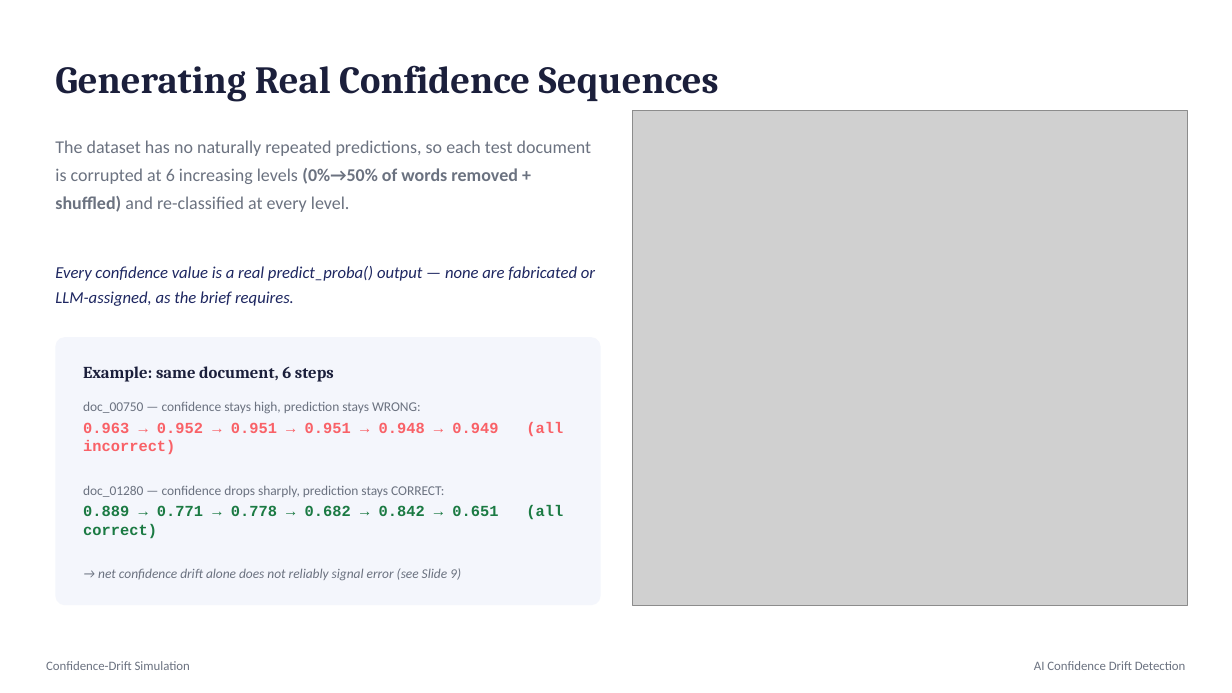
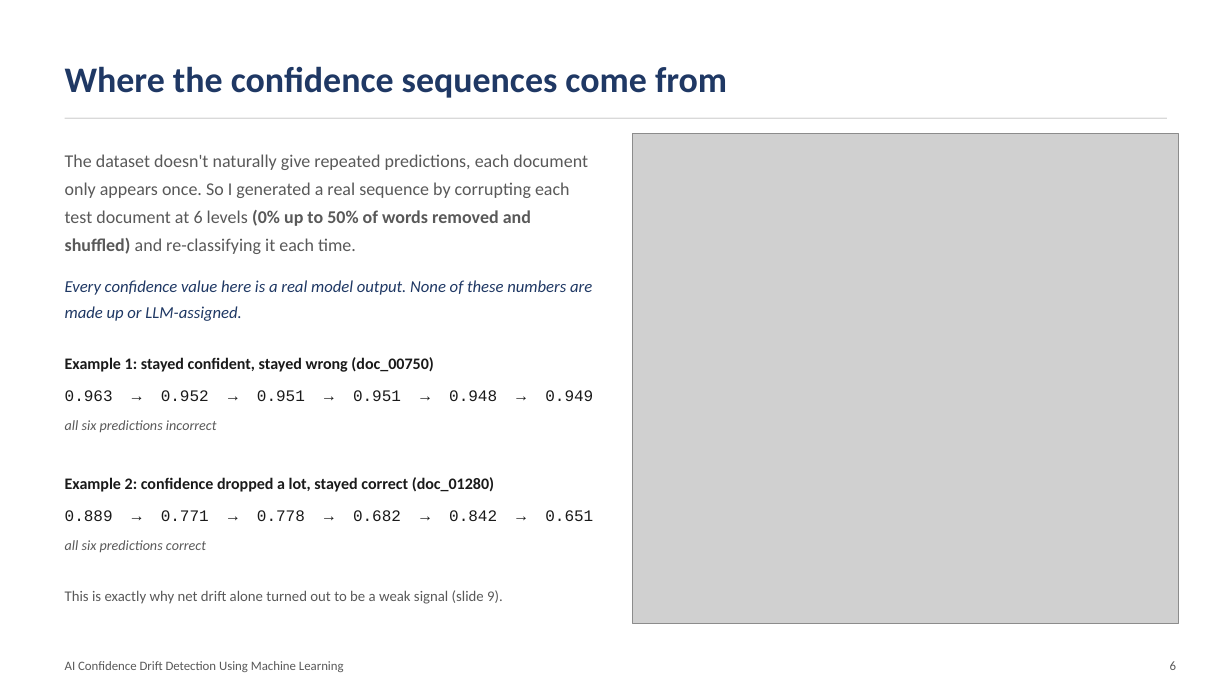
Before and after one commit to ahansardar/ai-confidence-drift, a slide deck: slide 6 of reports/presentation/AI_Confidence_Drift_Presentation.pptx. Drawn at 1232x693 pixels with LibreOffice and Linux fonts; fonts in the diff are those of the drawing; grey boxes stand for pictures. Boxes give left, top, right and bottom in pixels: in the first picture for what was removed or moved away, otherwise in the second. Text is boxed around its words. In the diff, an @@ line names an element or a change of style, - is before the commit and + after.

Commit message:
Simplify presentation design and rewrite research report in first person
- Presentation: dropped gradient backgrounds, badge circles and heavy
  stat-card styling for a plain white-background academic layout with
  simple bullet lists, one accent color, and native charts kept
- Research report: rewritten in first-person voice (I/we), plain
  language, no em dashes, same underlying data and numbers

```diff
--- a/reports/presentation/AI_Confidence_Drift_Presentation.pptx
+++ b/reports/presentation/AI_Confidence_Drift_Presentation.pptx
@@ text at (x1=65, y1=66, x2=727, y2=98): text changed; size 30 to 28 pt; font Cambria to Calibri; text colour #1B1F3B to #1F3864 @@
-Generating Real Confidence Sequences
+Where the confidence sequences come from
@@ line added from (65, 118) to (1167, 118), #D9D9D9 1 pt @@
@@ picture resized from (x1=633, y1=111, x2=1188, y2=605) to (x1=633, y1=134, x2=1178, y2=624) @@
@@ text at (x1=65, y1=154, x2=588, y2=254): text changed; text colour #6B7280 to #595959 @@
-The dataset has no naturally repeated predictions, so each test document is corrupted at 6 increasing levels (0%→50% of words removed + shuffled) and re-classified at every level.
+The dataset doesn't naturally give repeated predictions, each document only appears once. So I generated a real sequence by corrupting each test document at 6 levels (0% up to 50% of words removed and shuffled) and re-classifying it each time.
@@ text at (x1=65, y1=280, x2=592, y2=321): text changed; text colour #1E2761 to #1F3864 @@
-Every confidence value is a real predict_proba() output — none are fabricated or LLM-assigned, as the brief requires.
+Every confidence value here is a real model output. None of these numbers are made up or LLM-assigned.
@@ rounded rectangle removed at (x1=55, y1=337, x2=601, y2=605) @@
@@ text at (x1=65, y1=357, x2=433, y2=372): text changed; size 13 to 12.5 pt; font Cambria to Calibri; text colour #1B1F3B to #1A1A1A @@
-Example: same document, 6 steps
+Example 1: stayed confident, stayed wrong (doc_00750)
@@ text at (x1=65, y1=390, x2=593, y2=401): text changed; size 12 to 12.5 pt; text colour #F96167 to #1A1A1A; bold off @@
-0.963 → 0.952 → 0.951 → 0.951 → 0.948 → 0.949 (all incorrect)
+0.963 → 0.952 → 0.951 → 0.951 → 0.948 → 0.949
@@ text removed at (x1=83, y1=401, x2=421, y2=413) @@
-doc_00750 — confidence stays high, prediction stays WRONG:
@@ text added at (x1=65, y1=420, x2=217, y2=433), 11 pt, text #595959, italic @@
+all six predictions incorrect
@@ text at (x1=65, y1=477, x2=494, y2=492): text changed; size 10.5 to 12.5 pt; text colour #6B7280 to #1A1A1A; bold on @@
-doc_01280 — confidence drops sharply, prediction stays CORRECT:
+Example 2: confidence dropped a lot, stayed correct (doc_01280)
@@ text at (x1=65, y1=510, x2=497, y2=521): text changed; size 12 to 12.5 pt; text colour #1B7A43 to #1A1A1A; bold off @@
-0.889 → 0.771 → 0.778 → 0.682 → 0.842 → 0.651 (all correct)
+0.889 → 0.771 → 0.778 → 0.682 → 0.842 → 0.651
@@ text at (x1=65, y1=540, x2=206, y2=553): text changed; size 10.5 to 11 pt; text colour #6B7280 to #595959 @@
-→ net confidence drift alone does not reliably signal error (see Slide 9)
+all six predictions correct
@@ text added at (x1=65, y1=590, x2=503, y2=604), 11.5 pt, text #595959 @@
+This is exactly why net drift alone turned out to be a weak signal (slide 9).
@@ text removed at (x1=46, y1=661, x2=190, y2=670) @@
-Confidence-Drift Simulation
@@ text at (x1=65, y1=661, x2=344, y2=672): text changed; text colour #6B7280 to #595959 @@
-AI Confidence Drift Detection
+AI Confidence Drift Detection Using Machine Learning
@@ text added at (x1=1170, y1=661, x2=1176, y2=670), 10 pt, text #595959 @@
+6
```
Also in this commit, not shown: 11 other slides changed, 2 slides added, 2 slides removed, 1 other file.
